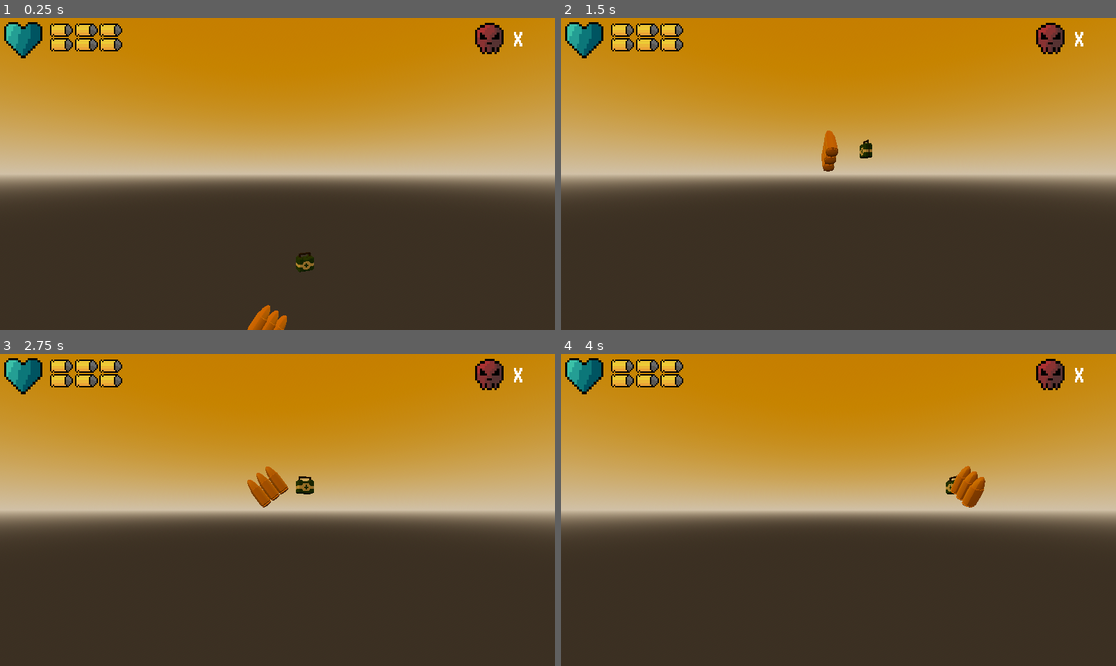
Above: before the commit, frames 1-4 (two rows, left to right).
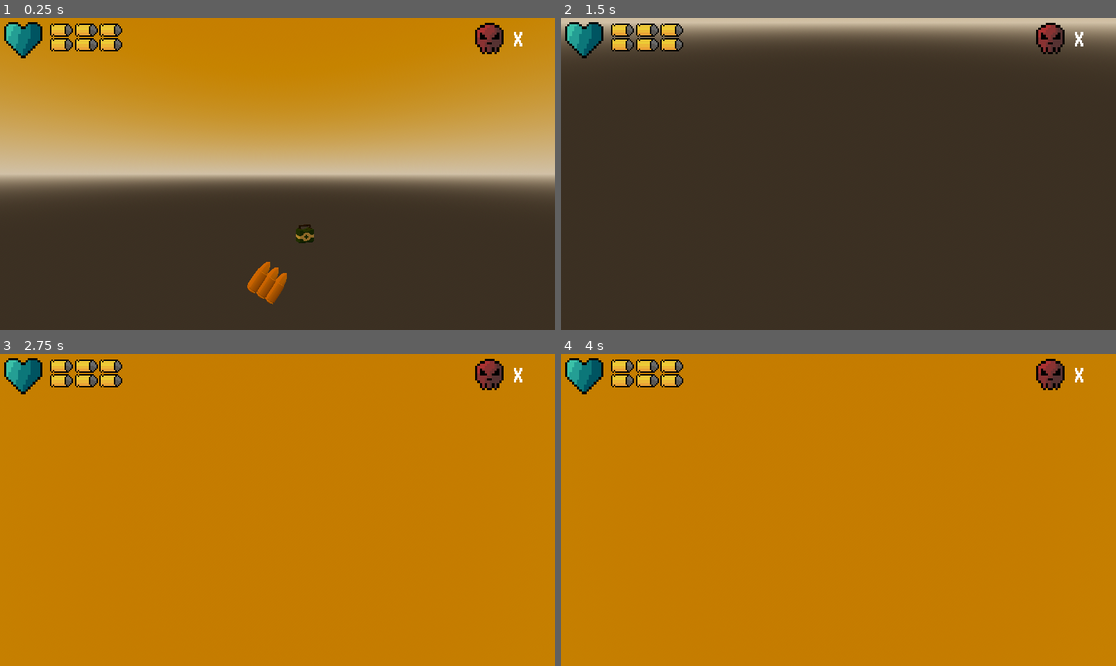
Above: after the commit, the same moments.

Repository: Ammar-Yasser-13/Salakhana-Game-2026
Game: Godot game, scene res://Dummy/Dummy Scenes/dummy_testing.tscn
Same seed, same stepped clock (60 frames per second), same inputs: the game is played once before the commit and once after it. This scene is started directly instead of the project's main scene.
Inputs (mouse positions are in pixels of both pictures, inside the frame that each line leads up to):
- Up to frame 1 (0.25 s): no input
- Up to frame 2 (1.5 s): tap Enter (ui_accept) at 0.5 s; move the mouse to (960, 158) at 0.52 s; hold D (Right_Player) 0.53-1.28 s; click (960, 158) at 0.6 s; tap Space (Jump_Player) at 0.77 s; move the mouse to (727, 189) at 1.27 s; hold S (Backward_Player) from 1.28 s (still down); tap Shift (Sprint_Player) at 1.35 s
- Up to frame 3 (2.75 s): tap Space (Jump_Player) at 1.52 s; move the mouse to (333, 441) at 2.02 s; release S (Backward_Player) at 2.03 s; hold D (Right_Player) from 2.03 s (still down); click (333, 441) at 2.1 s
- Up to frame 4 (4 s): move the mouse to (810, 572) at 2.77 s; release D (Right_Player) at 2.78 s; hold W (Forward_Player) 2.78-3.53 s; tap Shift (Sprint_Player) at 2.85 s; tap Space (Jump_Player) at 3.02, 3.77 s; move the mouse to (1005, 556) at 3.52 s; hold Left (Left_Player) from 3.53 s (still down); click (1005, 556) at 3.6 s

The runs differ from the first frame. In frame 1, 1.3% of the frame differs, in the area x 44-57%, y 66-100%; in frame 2, 53%; in frame 3, 78%, in the area x 0-100%, y 11-100%; in frame 4, 78%.

Commit message:
player added to dummy level

Diff:
--- a/twin-edge/Dummy/Dummy Scenes/dummy_testing.tscn
+++ b/twin-edge/Dummy/Dummy Scenes/dummy_testing.tscn
@@ -1,8 +1,8 @@
 [gd_scene format=3 uid="uid://cj7e4vetiy6st"]
 
-[ext_resource type="Script" uid="uid://b58221qeb13ta" path="res://Dummy/Dummy Scripts/character_body_3d.gd" id="1_qgi1x"]
 [ext_resource type="PackedScene" uid="uid://c1wbq6h1s31ec" path="res://Scenes/pick ups/bullets.tscn" id="2_2m1u3"]
 [ext_resource type="PackedScene" uid="uid://d0tbffm4hqa2v" path="res://Scenes/Player/Player_UI.tscn" id="2_mx2a1"]
+[ext_resource type="PackedScene" uid="uid://cuynwls3xkrxt" path="res://player.tscn" id="3_6wf7h"]
 [ext_resource type="PackedScene" uid="uid://bxwg7m0ajuw82" path="res://Scenes/pick ups/medkit.tscn" id="3_tk7nb"]
 
 [sub_resource type="ProceduralSkyMaterial" id="ProceduralSkyMaterial_qgi1x"]
@@ -19,8 +19,6 @@
 tonemap_mode = 2
 glow_enabled = true
 
-[sub_resource type="CapsuleShape3D" id="CapsuleShape3D_2m1u3"]
-
 [sub_resource type="WorldBoundaryShape3D" id="WorldBoundaryShape3D_tk7nb"]
 
 [node name="dummy testing" type="Node3D" unique_id=110756983]
@@ -28,17 +26,10 @@
 [node name="WorldEnvironment" type="WorldEnvironment" parent="." unique_id=2049052916]
 environment = SubResource("Environment_tk7nb")
 
-[node name="CharacterBody3D" type="CharacterBody3D" parent="." unique_id=1918754901]
-transform = Transform3D(1, 0, 0, 0, 1, 0, 0, 0, 1, 0, 3.3628316, 0)
-floor_stop_on_slope = false
-script = ExtResource("1_qgi1x")
+[node name="Player" parent="." unique_id=279958562 instance=ExtResource("3_6wf7h")]
+transform = Transform3D(1, 0, 0, 0, 1, 0, 0, 0, 1, 0, 2.1494606, 0)
 
-[node name="CollisionShape3D" type="CollisionShape3D" parent="CharacterBody3D" unique_id=2111376343]
-shape = SubResource("CapsuleShape3D_2m1u3")
-
-[node name="Camera3D" type="Camera3D" parent="CharacterBody3D" unique_id=590433829]
-
-[node name="Player_UI" parent="CharacterBody3D/Camera3D" unique_id=619151351 instance=ExtResource("2_mx2a1")]
+[node name="Player_UI" parent="Player" unique_id=619151351 instance=ExtResource("2_mx2a1")]
 
 [node name="StaticBody3D" type="StaticBody3D" parent="." unique_id=30896918]
 transform = Transform3D(1, 0, 0, 0, 1, 0, 0, 0, 1, 0, -0.77544725, 0)
